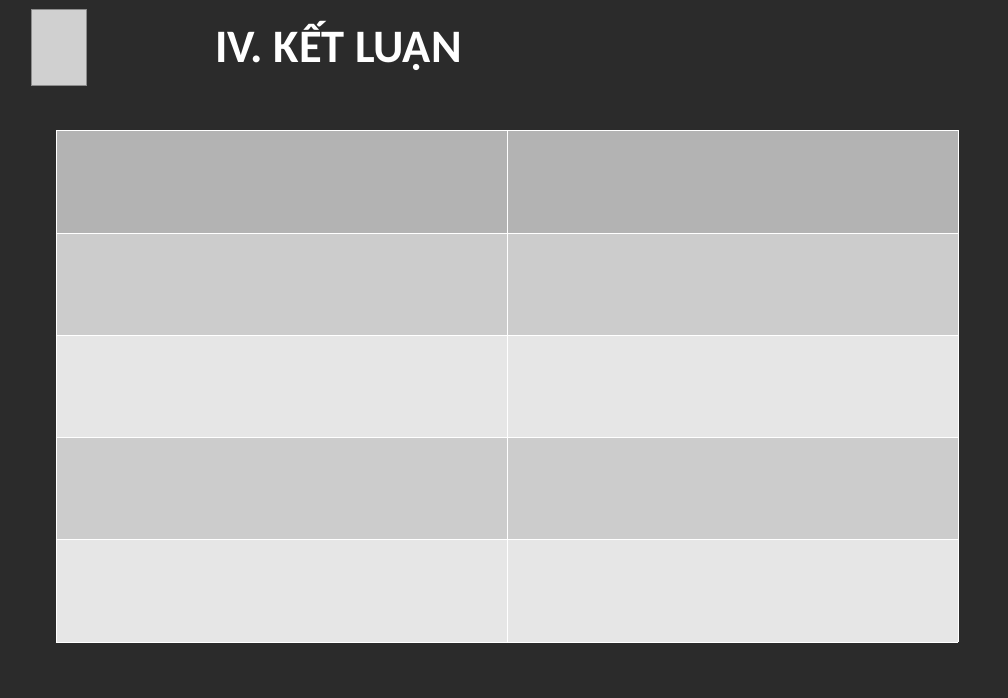
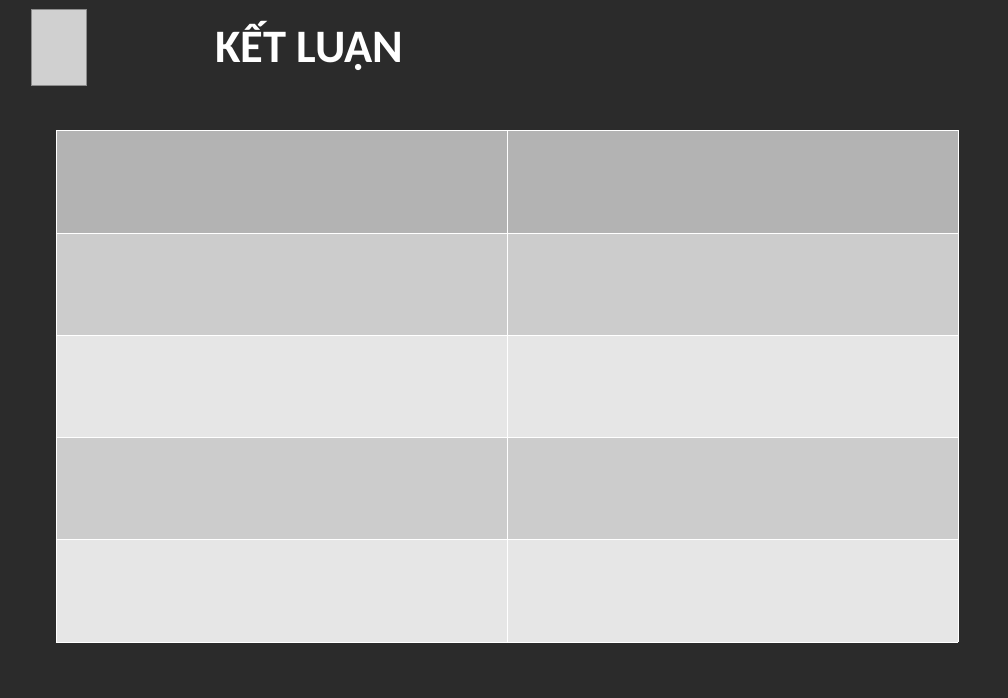
Before and after one commit to linh236/document_LVTN_2020, a slide deck: slide 22 of document/LVTN_2020_NQL.pptx. Drawn at 1008x698 pixels with LibreOffice and Linux fonts; fonts in the diff are those of the drawing; grey boxes stand for pictures; background and template pictures are left out; a plain dark background stands for a picture behind light text. Boxes give left, top, right and bottom in pixels: in the first picture for what was removed or moved away, otherwise in the second. Text is boxed around its words. In the diff, an @@ line names an element or a change of style, - is before the commit and + after.

```diff
--- a/document/LVTN_2020_NQL.pptx
+++ b/document/LVTN_2020_NQL.pptx
@@ text at (215,24,403,70): text changed @@
-IV. KẾT LUẬN
+KẾT LUẬN
```
Also in this commit, not shown: 18 other slides changed, 1 slide added, 1 slide removed, 10 other files.
